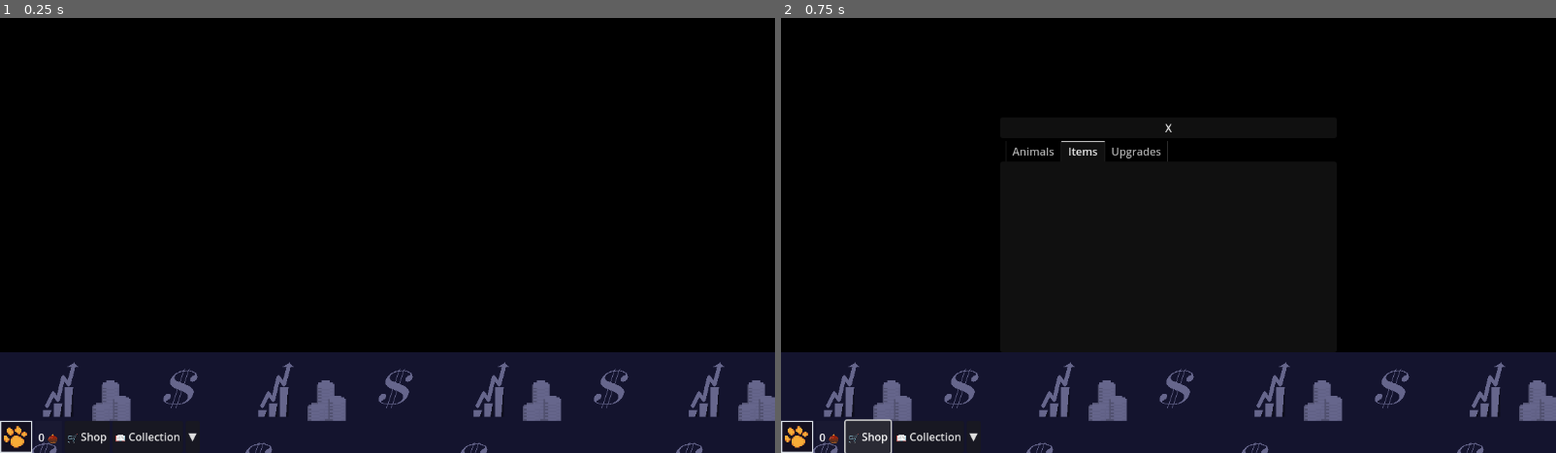
Above: before the commit, frames 1-2 (left to right).
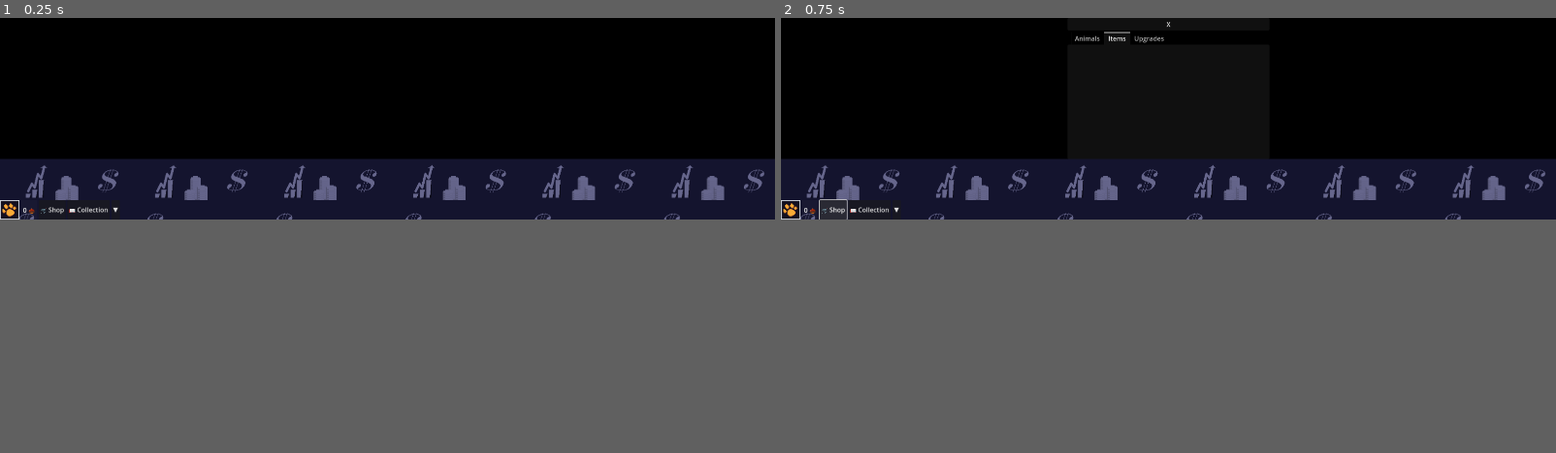
Above: after the commit, the same moments.

Repository: Abdullah-Ghaith/CozyCritters
Game: Godot game, scene res://scenes/Main.tscn
Two runs of this game, one before a commit and one after it. Both use one fixed random seed, a clock stepped at 60 frames per second and the inputs below.
Inputs:
- Up to frame 1 (0.25 s): no input
- Up to frame 2 (0.75 s): click "🛒 Shop" at 0.5 s
The window is 799x449 before the commit and 799x208 after it. Grey fills any space a smaller window leaves; there, only what the larger window draws over its background counts as a difference.

The runs differ from the first frame. In frame 1, 37% of the frame differs, in the area x 0-100%, y 32-100%; in frame 2, 48%, in the area x 0-100%, y 0-100%.

Commit message:
shop + collection open properly now

Diff:
--- a/cozy-critters/project.godot
+++ b/cozy-critters/project.godot
@@ -25,6 +25,8 @@
 
 [display]
 
+window/size/viewport_width=1920
+window/size/viewport_height=500
 window/size/transparent=true
 window/per_pixel_transparency/allowed=true
 
--- a/cozy-critters/scenes/Main.tscn
+++ b/cozy-critters/scenes/Main.tscn
@@ -29,7 +29,7 @@
 
 [node name="SubViewport" type="SubViewport" parent="StripViewport"]
 handle_input_locally = false
-size = Vector2i(1152, 150)
+size = Vector2i(1920, 150)
 render_target_update_mode = 4
 
 [node name="World" type="Node2D" parent="StripViewport/SubViewport"]
@@ -88,6 +88,7 @@
 
 [node name="ShopPanel" parent="UILayer" instance=ExtResource("6_jlsqs")]
 unique_name_in_owner = true
+visible = false
 anchors_preset = -1
 anchor_left = 0.5
 anchor_top = 1.0
@@ -102,6 +103,7 @@
 
 [node name="CollectionLog" parent="UILayer" instance=ExtResource("7_q8u5g")]
 unique_name_in_owner = true
+visible = false
 anchors_preset = -1
 anchor_left = 0.5
 anchor_top = 0.5
--- a/cozy-critters/scripts/WindowManager.gd
+++ b/cozy-critters/scripts/WindowManager.gd
@@ -1,54 +1,27 @@
 ## WindowManager.gd
-## Attach to a Node child of Main (created before anything draws).
-## Positions the window as a transparent always-on-top strip at the bottom
-## of the primary monitor, and manages click-through / minimise state.
-##
-## When a panel (shop/collection) opens, the window grows upward to reveal it.
-## When all panels close, it shrinks back to the strip height.
 extends Node
 
-# ── Configuration ─────────────────────────────────────────────────────────────
-
-## Height of the strip when fully expanded (pixels)
+const WINDOW_HEIGHT: int     = 500
 const STRIP_HEIGHT_FULL: int = 150
-
-## Height of the strip when minimised (just a thin coloured bar)
-const STRIP_HEIGHT_MIN: int = 55
-
-## How tall the window becomes when a panel is open (strip + panel)
-const PANEL_HEIGHT: int = 500
-
-## How long the minimise/expand tween takes (seconds)
-const TWEEN_DURATION: float = 0.25
-
-# ── Signals ───────────────────────────────────────────────────────────────────
+const STRIP_HEIGHT_MIN: int  = 55
+const TWEEN_DURATION: float  = 0.3
 
 signal strip_toggled(is_minimised: bool)
 signal passthrough_changed(is_passthrough: bool)
 
-# ── State ─────────────────────────────────────────────────────────────────────
-
-var is_minimised: bool = false
+var is_minimised: bool   = false
 var is_passthrough: bool = false
-
-## How many panels are currently open — window stays tall until this hits 0
-var _open_panel_count: int = 0
-
-# ── Internal ──────────────────────────────────────────────────────────────────
 
 var _viewport_container: SubViewportContainer = null
 var _screen_size: Vector2i
 var _tween: Tween = null
 
-# ── Lifecycle ─────────────────────────────────────────────────────────────────
-
 func _ready() -> void:
 	_screen_size = DisplayServer.screen_get_size()
 	_apply_window_flags()
-	_position_window(STRIP_HEIGHT_FULL)
-	print("WindowManager: overlay ready at %s, strip height %dpx" % [
-		DisplayServer.window_get_position(), STRIP_HEIGHT_FULL
-	])
+	# Set window to fixed 500px tall, anchored to bottom of screen. Never changes.
+	DisplayServer.window_set_size(Vector2i(_screen_size.x, WINDOW_HEIGHT))
+	DisplayServer.window_set_position(Vector2i(0, _screen_size.y - WINDOW_HEIGHT))
 
 func _apply_window_flags() -> void:
 	DisplayServer.window_set_flag(DisplayServer.WINDOW_FLAG_ALWAYS_ON_TOP, true)
@@ -56,70 +29,38 @@
 	DisplayServer.window_set_flag(DisplayServer.WINDOW_FLAG_BORDERLESS, true)
 	DisplayServer.window_set_mouse_passthrough([])
 
-func _position_window(height: int) -> void:
-	var w := _screen_size.x
-	DisplayServer.window_set_size(Vector2i(w, height))
-	DisplayServer.window_set_position(Vector2i(0, _screen_size.y - height))
-
-# ── Panel open / close ────────────────────────────────────────────────────────
-
-## Call this when any panel (shop, collection) becomes visible.
-func on_panel_opened() -> void:
-	_open_panel_count += 1
-	if _open_panel_count == 1:
-		_animate_to_height(PANEL_HEIGHT)
-
-## Call this when any panel becomes hidden.
-func on_panel_closed() -> void:
-	_open_panel_count = max(0, _open_panel_count - 1)
-	if _open_panel_count == 0:
-		var target := STRIP_HEIGHT_MIN if is_minimised else STRIP_HEIGHT_FULL
-		_animate_to_height(target)
-
-# ── Minimise / Expand ─────────────────────────────────────────────────────────
+# ── Minimise — animates StripViewport only, window stays 500px ────────────────
 
 func toggle_minimise() -> void:
 	is_minimised = !is_minimised
-	# Only resize if no panels are open — panels take priority
-	if _open_panel_count == 0:
-		var target_h := STRIP_HEIGHT_MIN if is_minimised else STRIP_HEIGHT_FULL
-		_animate_to_height(target_h)
-	strip_toggled.emit(is_minimised)
-
-func _animate_to_height(target_h: int) -> void:
-	var from_h := DisplayServer.window_get_size().y
+	var target_h := float(STRIP_HEIGHT_MIN if is_minimised else STRIP_HEIGHT_FULL)
+	var from_h   := _viewport_container.size.y if _viewport_container else float(STRIP_HEIGHT_FULL)
 	if _tween:
 		_tween.kill()
 	_tween = create_tween()
-	_tween.tween_method(_set_window_height, float(from_h), float(target_h), TWEEN_DURATION)
+	_tween.set_ease(Tween.EASE_OUT)
+	_tween.set_trans(Tween.TRANS_QUART)
+	_tween.tween_method(_set_strip_height, from_h, target_h, TWEEN_DURATION)
+	_tween.tween_callback(func(): strip_toggled.emit(is_minimised))
 
-func _set_window_height(h: float) -> void:
-	_position_window(int(h))
+func _set_strip_height(h: float) -> void:
 	if _viewport_container:
-		_viewport_container.custom_minimum_size.y = min(h, STRIP_HEIGHT_FULL)
-		_viewport_container.size.y = min(h, STRIP_HEIGHT_FULL)
+		_viewport_container.custom_minimum_size.y = h
+		_viewport_container.size.y = h
 
-# ── Click-Through ─────────────────────────────────────────────────────────────
+# ── Passthrough ───────────────────────────────────────────────────────────────
 
 func toggle_passthrough() -> void:
 	is_passthrough = !is_passthrough
 	_apply_passthrough()
 	passthrough_changed.emit(is_passthrough)
 
-func set_passthrough(enabled: bool) -> void:
-	is_passthrough = enabled
-	_apply_passthrough()
-	passthrough_changed.emit(is_passthrough)
-
 func _apply_passthrough() -> void:
 	if is_passthrough:
 		var sz := DisplayServer.window_get_size()
-		var poly := PackedVector2Array([
-			Vector2(0, 0),
-			Vector2(sz.x, 0),
-			Vector2(sz.x, sz.y),
-			Vector2(0, sz.y),
-		])
-		DisplayServer.window_set_mouse_passthrough(poly)
+		DisplayServer.window_set_mouse_passthrough(PackedVector2Array([
+			Vector2(0, 0), Vector2(sz.x, 0),
+			Vector2(sz.x, sz.y), Vector2(0, sz.y),
+		]))
 	else:
 		DisplayServer.window_set_mouse_passthrough([])
--- a/cozy-critters/scripts/ui/HUD.gd
+++ b/cozy-critters/scripts/ui/HUD.gd
@@ -13,34 +13,35 @@
 func _ready() -> void:
 	GameState.acorns_changed.connect(_on_acorns_changed)
 	_on_acorns_changed(GameState.acorns)
-
 	shop_button.pressed.connect(_on_shop_pressed)
 	log_button.pressed.connect(_on_log_pressed)
 	min_button.pressed.connect(_on_minimise_pressed)
-
 	if window_manager:
 		window_manager.strip_toggled.connect(_on_strip_toggled)
+	_set_panel_open(shop_panel, false)
+	_set_panel_open(collection_log, false)
 
 func _on_acorns_changed(new_total: int) -> void:
 	acorn_label.text = _format_acorns(new_total)
 
 func _on_shop_pressed() -> void:
-	if shop_panel == null:
-		return
-	shop_panel.visible = !shop_panel.visible
-	if shop_panel.visible:
-		window_manager.on_panel_opened()
-	else:
-		window_manager.on_panel_closed()
+	var opening := not (shop_panel != null and shop_panel.visible)
+	if opening:
+		_set_panel_open(collection_log, false)
+	_set_panel_open(shop_panel, opening)
 
 func _on_log_pressed() -> void:
-	if collection_log == null:
+	var opening := not (collection_log != null and collection_log.visible)
+	if opening:
+		_set_panel_open(shop_panel, false)
+	_set_panel_open(collection_log, opening)
+
+## visible = show/hide, mouse_filter = allow/block clicks
+func _set_panel_open(panel: Control, open: bool) -> void:
+	if panel == null:
 		return
-	collection_log.visible = !collection_log.visible
-	if collection_log.visible:
-		window_manager.on_panel_opened()
-	else:
-		window_manager.on_panel_closed()
+	panel.visible = open
+	panel.mouse_filter = Control.MOUSE_FILTER_STOP if open else Control.MOUSE_FILTER_IGNORE
 
 func _on_minimise_pressed() -> void:
 	if window_manager:
Not shown, changed: cozy-critters.zip
